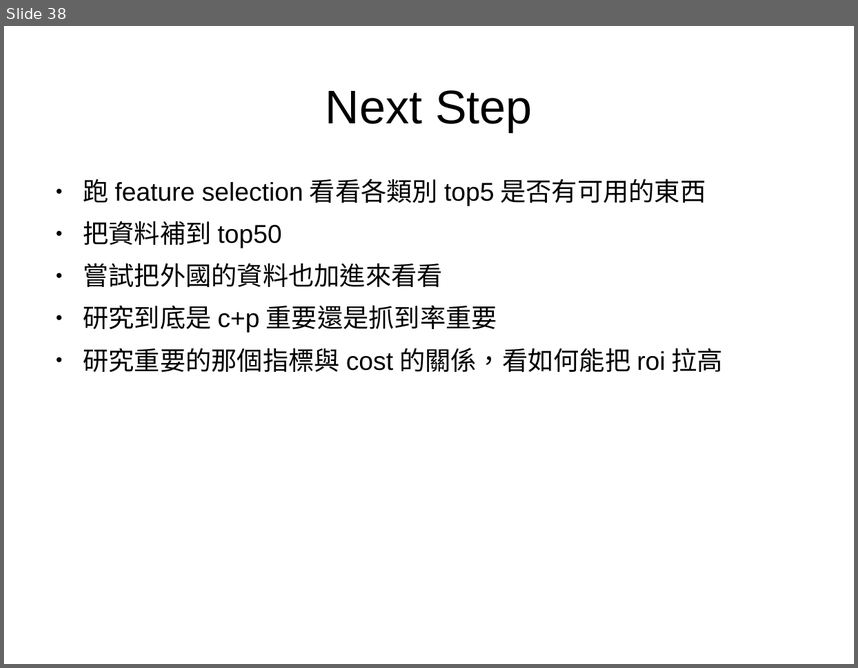
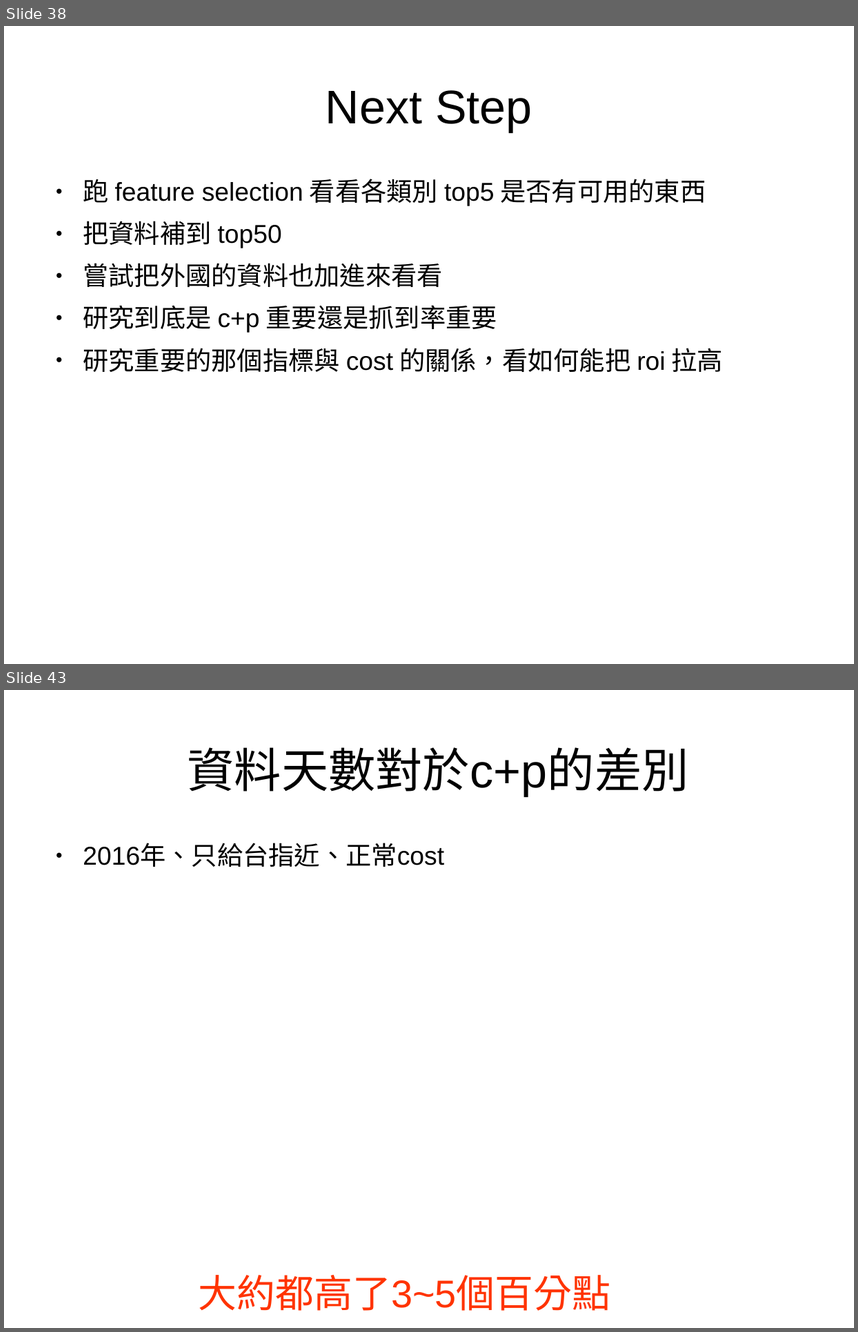
Before and after one commit to ArlenPP/Machin_Learning_Fin, a slide deck: meeting/8_9.odp. Shown one above the other, each under a label of ours: slide 38 before the commit, slides 38 and 43 after it; the slides between them are not shown. The pictures are 858x668 and 858x1332 pixels, drawn with LibreOffice and Linux fonts; fonts in the diff are those of the drawing. Boxes give left, top, right and bottom in pixels: in the first picture for what was removed or moved away, otherwise in the second. Text is boxed around its words. In the diff, an @@ line names an element or a change of style, - is before the commit and + after.

```diff
--- a/meeting/8_9.odp
+++ b/meeting/8_9.odp
@@ slide 43 added at (4,690,854,1328), background #FFFFFF @@
@@ title added at (187,747,688,798), 44 pt, text #000000 @@
+資料天數對於c+p的差別
@@ text added at (83,845,444,867), 24 pt, text #000000 @@
+● 2016年、只給台指近、正常cost
@@ text added at (199,1274,611,1310), 36 pt, text #FF3300 @@
+大約都高了3~5個百分點
```
Also in this commit, not shown: 1 slide changed, 4 other slides added, 27 other files.
